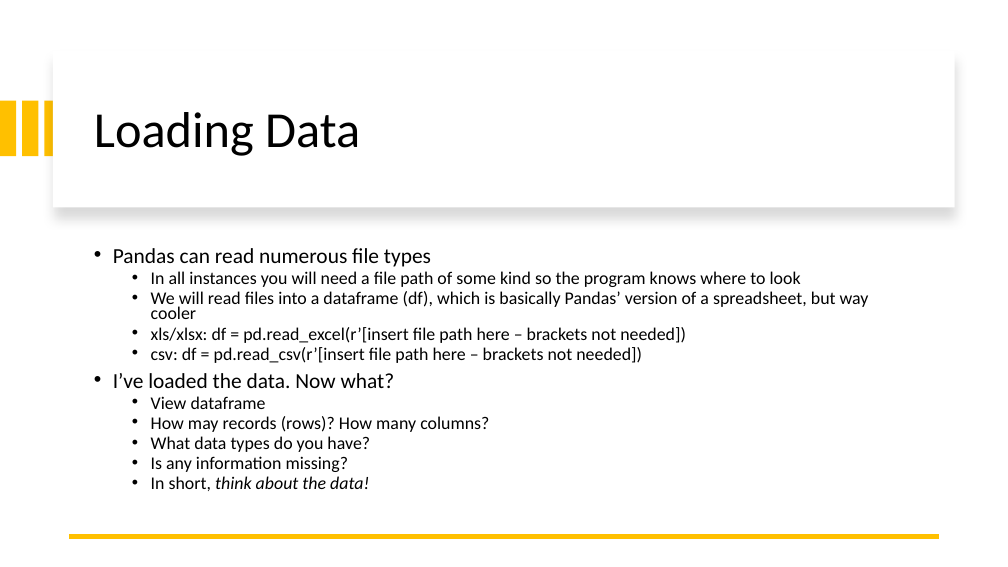
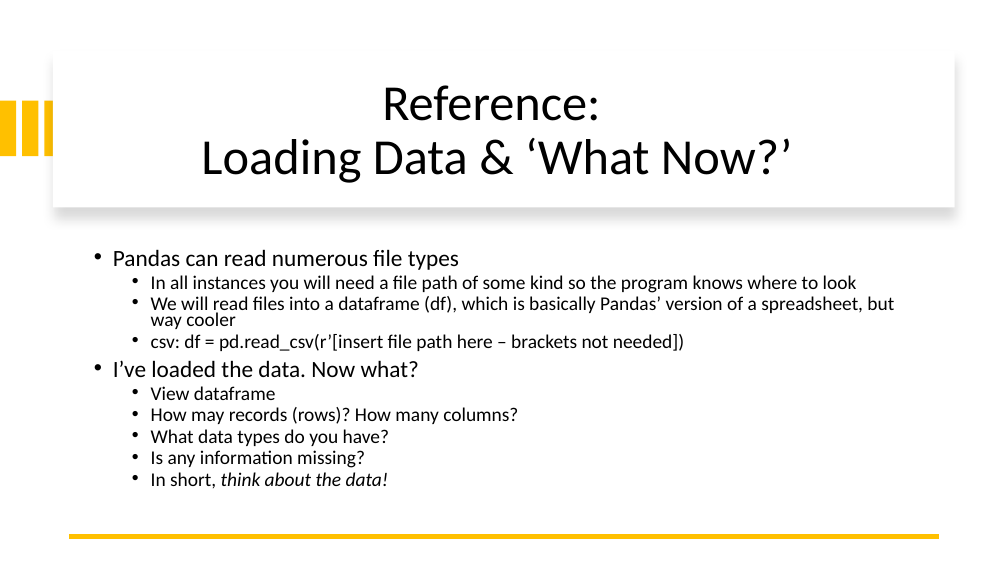
Before and after one commit to likeawednesday/TechCamp_DataViz, a slide deck: slide 17 of DVUP.pptx (slide 14 before the commit). Drawn at 1008x567 pixels with LibreOffice and Linux fonts; fonts in the diff are those of the drawing. Boxes give left, top, right and bottom in pixels: in the first picture for what was removed or moved away, otherwise in the second. Text is boxed around its words. In the diff, an @@ line names an element or a change of style, - is before the commit and + after.

```diff
--- a/DVUP.pptx
+++ b/DVUP.pptx
@@ title at box(201, 85, 793, 183): text changed @@
-Loading Data
+Reference:
+Loading Data & ‘What Now?’
@@ text "Pandas can read numerous file ..." at box(113, 249, 894, 488): size 20.4 to 22.2 pt in "Pandas can read numerous file types", "I’ve loaded the data. Now what?"; size 17 to 18.5 pt in "In all instances you will need a ...", "We will read files into a dataframe ...", "csv: df = pd.read_csv(r’[insert file path here ...", "View dataframe" and 4 more places @@
@@ text at box(151, 327, 686, 343): paragraph removed @@
-  • xls/xlsx: df = pd.read_excel(r’[insert file path here – brackets not needed])
```
Also in this commit, not shown: 5 other slides changed, 15 slides added.
